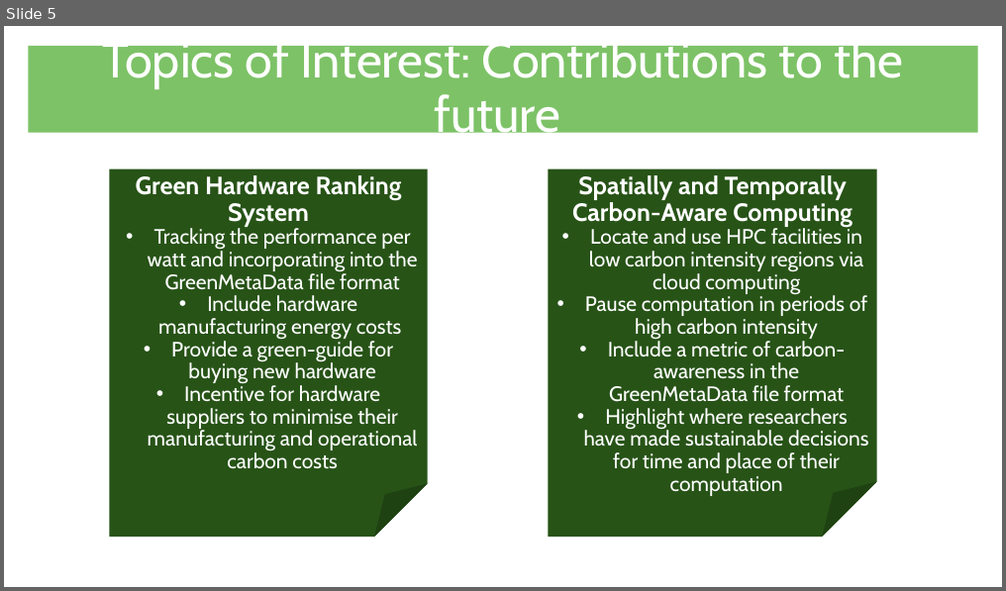
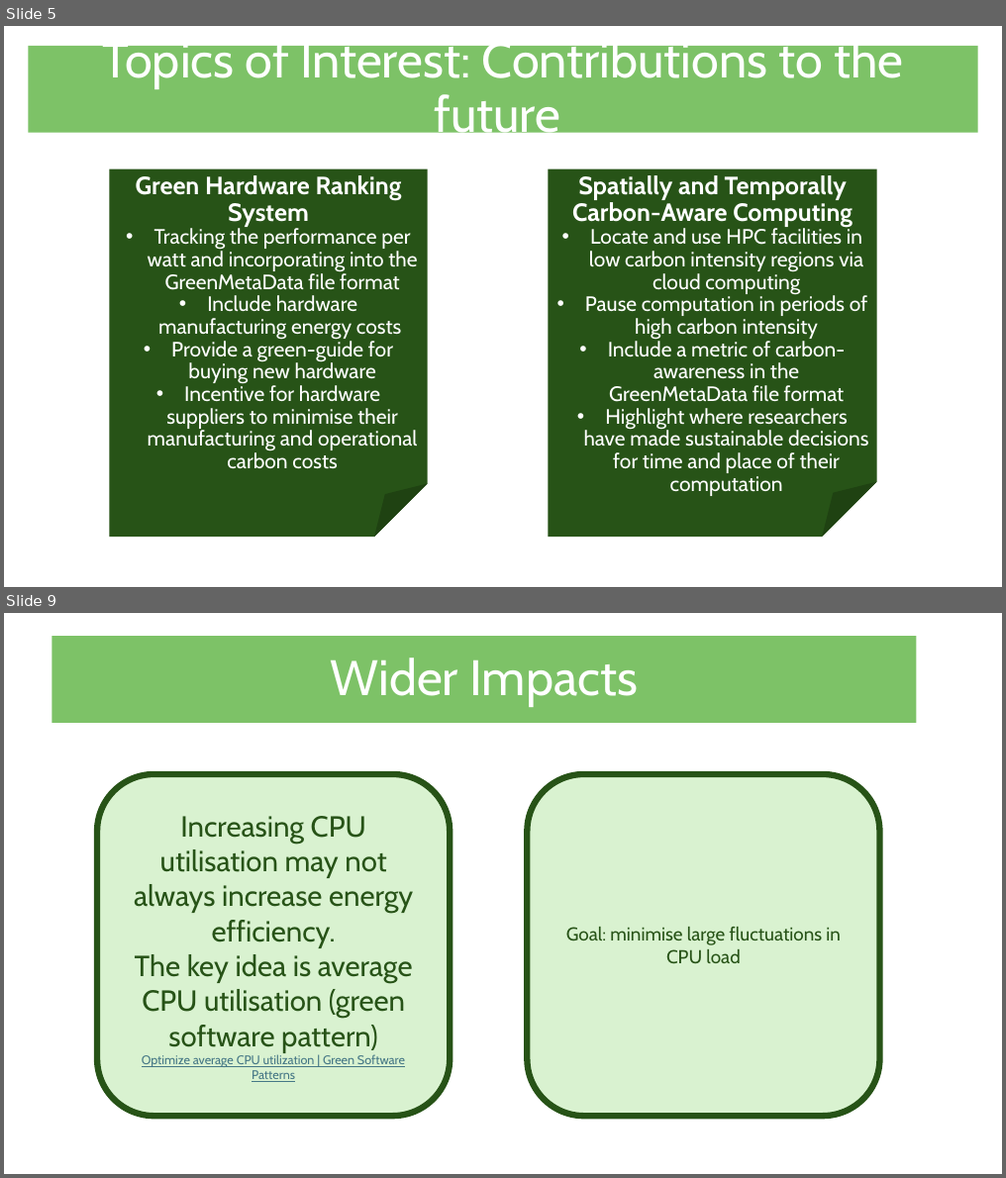
Before and after one commit to rosieschiffmann/GSoC_Neutron_Transport_Energy_Audit, a slide deck: GSoC – GreenMetaData Project.pptx. Shown one above the other, each under a label of ours: slide 5 before the commit, slides 5 and 9 after it; the slides between them are not shown. The pictures are 1006x591 and 1006x1178 pixels, drawn with LibreOffice and Linux fonts; fonts in the diff are those of the drawing; background and template pictures are left out. Boxes give left, top, right and bottom in pixels: in the first picture for what was removed or moved away, otherwise in the second. Text is boxed around its words. In the diff, an @@ line names an element or a change of style, - is before the commit and + after.

```diff
--- a/GSoC – GreenMetaData Project.pptx
+++ b/GSoC – GreenMetaData Project.pptx
@@ slide 9 added at (x1=4, y1=613, x2=1002, y2=1174), background picture (left out) @@
@@ title added at (x1=52, y1=636, x2=917, y2=723), fill #7DC267, 48 pt, text #FFFFFF @@
+Wider Impacts
@@ rounded rectangle added at (x1=97, y1=774, x2=450, y2=1117), fill #D9F2D0, outline #275417 6 pt, 28 pt, text #275417 @@
+Increasing CPU utilisation may not always increase energy efficiency.
+The key idea is average CPU utilisation (green software pattern)
+Optimize average CPU utilization | Green Software Patterns
@@ rounded rectangle added at (x1=528, y1=774, x2=880, y2=1117), fill #D9F2D0, outline #275417 6 pt, 18 pt, text #275417 @@
+Goal: minimise large fluctuations in CPU load
```
Also in this commit, not shown: 3 other slides added, 2 slides removed.
